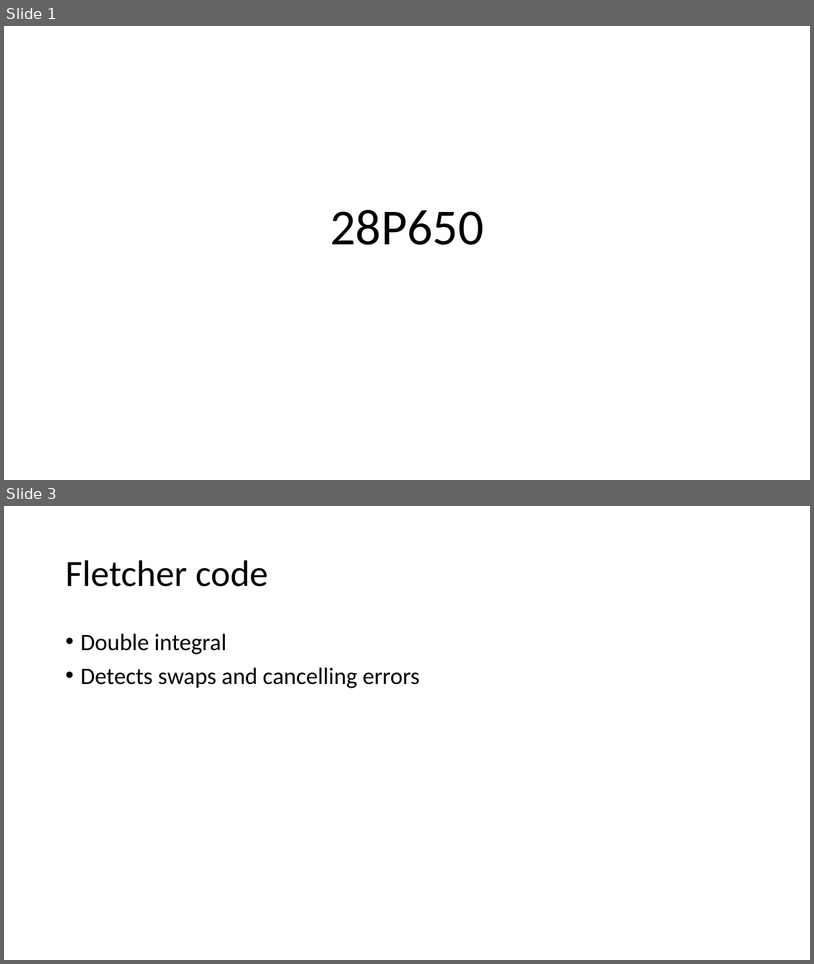
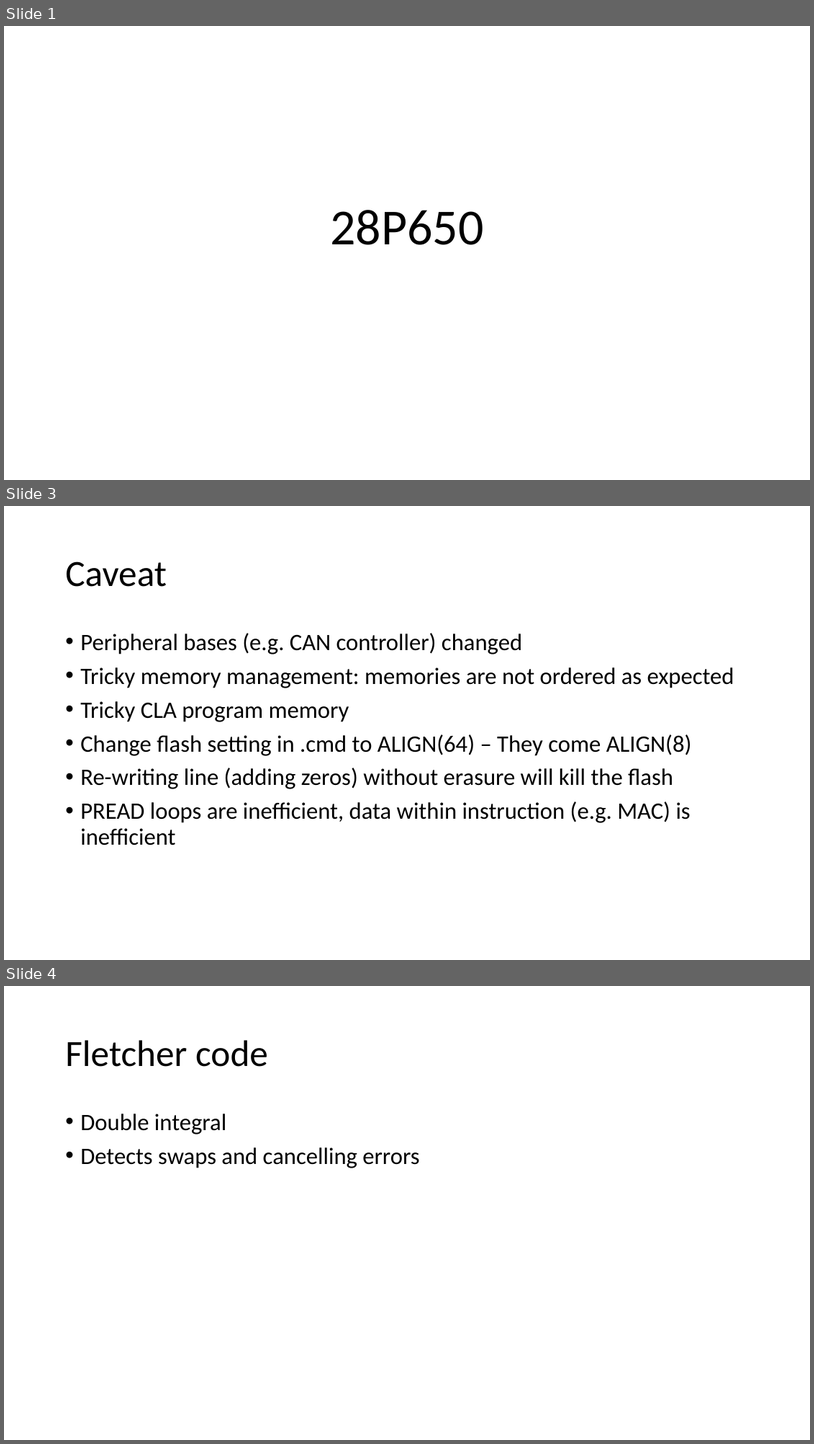
Before and after one commit to yahalit/Sensorless, a slide deck: 28P650.pptx. Shown one above the other, each under a label of ours: slides 1 and 3 before the commit, slides 1, 3 and 4 after it; the slides between them are not shown. The pictures are 814x964 and 814x1444 pixels, drawn with LibreOffice and Linux fonts; fonts in the diff are those of the drawing. Boxes give left, top, right and bottom in pixels: in the first picture for what was removed or moved away, otherwise in the second. Text is boxed around its words. In the diff, an @@ line names an element or a change of style, - is before the commit and + after.

```diff
--- a/28P650.pptx
+++ b/28P650.pptx
@@ slide 3 added at (x1=4, y1=506, x2=810, y2=960), background #FFFFFF @@
@@ title added at (x1=65, y1=561, x2=167, y2=587), 44 pt, text #000000 @@
+Caveat
@@ text added at (x1=80, y1=633, x2=735, y2=845), 28 pt, text #000000 @@
+• Peripheral bases (e.g. CAN controller) changed
+• Tricky memory management: memories are not ordered as expected
+• Tricky CLA program memory
+• Change flash setting in .cmd to ALIGN(64) – They come ALIGN(8)
+• Re-writing line (adding zeros) without erasure will kill the flash
+• PREAD loops are inefficient, data within instruction (e.g. MAC) is inefficient
@@ what was slide 3 is now slide 4 @@
```
Also in this commit, not shown: 2 slides changed, 23 other files.
